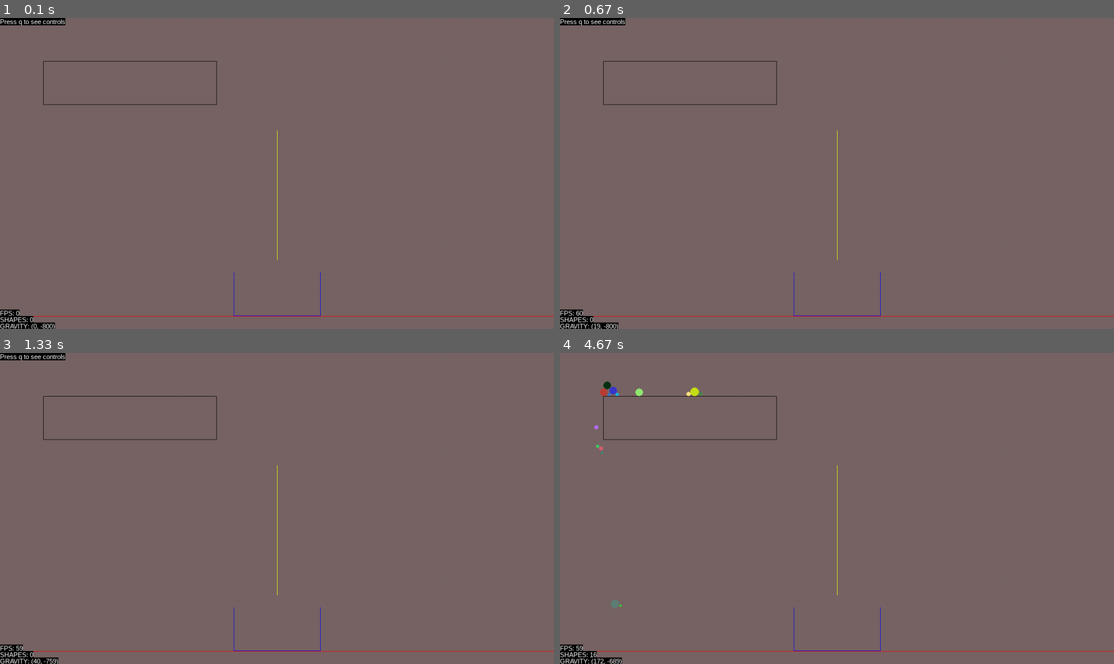
Above: before the commit, frames 1-4 (two rows, left to right).
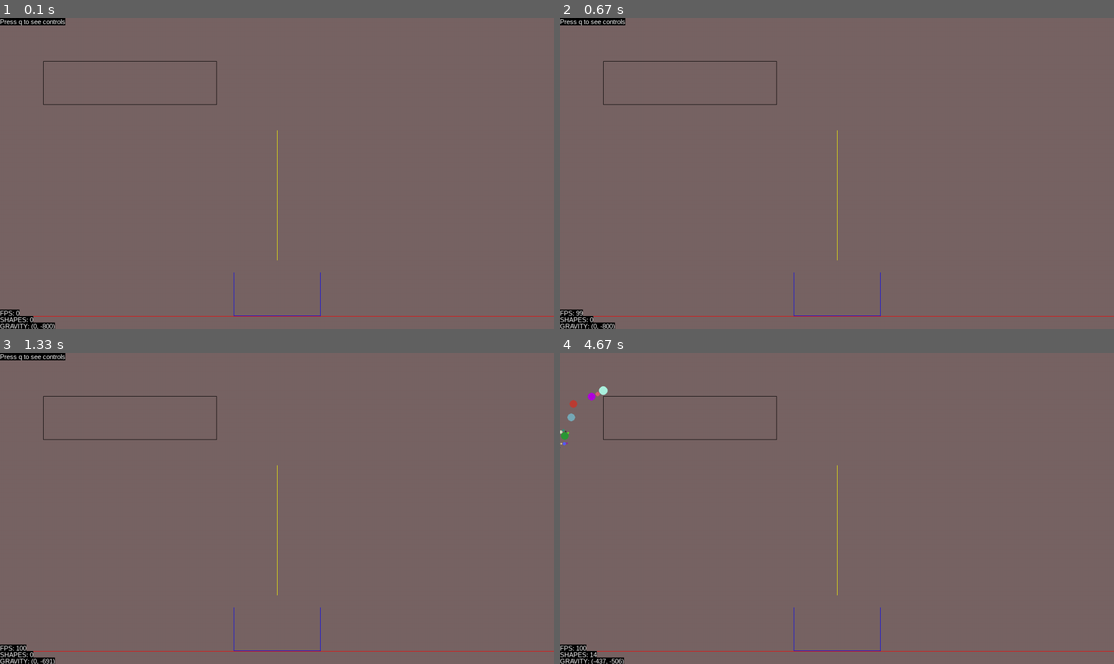
Above: after the commit, the same moments.

Repository: dangodangazu/pygame-ce-stuff
Game: pygame game, started from physics/trapdoor_balls_and_boxes.py
Two runs of this game, one before a commit and one after it. Both use one fixed random seed, a clock stepped at 60 frames per second and the inputs below.
Inputs:
- Up to frame 1 (0.1 s): no input
- Up to frame 2 (0.67 s): hold Right from 0.33 s (still down)
- Up to frame 3 (1.33 s): release Right at 0.8 s; hold Up 0.83-1.3 s
- Up to frame 4 (4.67 s): hold Right 1.33-1.8 s; hold Left 1.83-2.37 s; hold Down 2.4-2.7 s; tap Z at 2.73, 3.98 s; tap Q at 3.07 s; hold Left 3.4-3.8 s; tap Space at 3.47, 3.77, 3.9, 4.3, 4.6 s; tap X at 3.55 s; hold Up 3.83-4.2 s; hold Right from 4.23 s (still down)

Frame 1 is identical in both runs. In frame 2, less than 0.1% of the frame differs, in the area x 2-11%, y 94-100%; in frame 3, less than 0.1%; in frame 4, 0.5%, in the area x 0-26%, y 9-100%.

Commit message:
Update trapdoor_balls_and_boxes.py

Diff:
--- a/physics/trapdoor_balls_and_boxes.py
+++ b/physics/trapdoor_balls_and_boxes.py
@@ -1,5 +1,6 @@
 
 # https://github.com/BIGPOLLOWO/pygame-ce-collection
+
 
 import pygame, pymunk
 from pygame.locals import *
@@ -23,9 +24,9 @@
       self.screen_w = screen_w
       self.screen_h = screen_h
 
-
-    self.screen = pygame.display.set_mode((self.screen_w, self.screen_h)) #Es el resultado final de las medidas de pantalla
-    self.screen_rect = self.screen.get_rect() #OBTENER EL RECT DE NUESTRA PANTALLA FINAL
+    #Es el resultado final de las  medidas de pantalla
+    self.screen = pygame.display.set_mode((self.screen_w, self.screen_h), vsync=True)
+    self.screen_rect = self.screen.get_rect()
 
     pygame.display.set_caption(caption) #Se pone una caption para la ventana de pygame
 
@@ -73,8 +74,6 @@
         sys_exit()
 
 
-
-
 class Game:
     def __init__(self, fullscreen=False, screen_w=500, screen_h=500, fps_limit=60, caption='physics example #2') -> None:
       pygame.init()
@@ -90,11 +89,11 @@
 
     def render(self):
        self.state_stack[-1].render()
+       pygame.display.flip()
 
 
     def update(self):
        self.state_stack[-1].update()
-       pygame.display.flip()
 
 
     def run(self):
@@ -108,7 +107,6 @@
 
 class Space:
     def __init__(self, game) -> None:
-#        super().__init__(game)
         self.game = game
         self.event_handler = Event_handler('x','z','q','SPACE','ESCAPE','LEFT', 'RIGHT', 'UP', 'DOWN','1','2', '3')
         self.actions = self.event_handler.actions
@@ -143,7 +141,8 @@
 
         self.color_list = []
         self.color_list = [(249,200,200,180), (255,255,255)] # opcion de color 1
-        self.color_list = [(249,200,200,180), (255,255,255)] #opcion de color 2
+        self.color_list = [(220,77,79), (77,22,80)]
+        self.color_list = [(35,4,80), (35,32,80), (35,52,80), (35,131,80),(35,165,180),(35,202,80)]
         #self.color_list = [(randint(0,255),randint(0,255),randint(0,255)),
         #                  (randint(0,255),randint(0,255),randint(0,255))] #opcion de color 3
 
@@ -153,7 +152,6 @@
         self.t = self.f.render('Press q to see controls',True,'white','black')
         self.t_rect = self.t.get_rect(topleft =(self.game.screen_rect.topleft))
         self.c = 0
-
 
 
     def create_instructions(self): #yes, i didn't write a foor loop
@@ -165,6 +163,7 @@
         self.text6 = f.render('Press 1 | 2 | 3 to change display mode', True, 'white','black')
         self.text5 = f.render('Press escape to exit', True, 'white','black')
 
+
     def debug(self, info, x=10, y=10):
       debug_surf = self.f.render(str(info),True, "white")
       debug_rect = debug_surf.get_rect(topleft = (x,y))
@@ -173,7 +172,6 @@
 
     def render_instructions(self):
       if self.display_instructions:
-
         self.screen.blit(self.text,(0,0))
         self.screen.blit(self.text2, (0,15))
         self.screen.blit(self.text3, (0,30))
@@ -186,7 +184,6 @@
         self.debug(f'FPS: {int(self.game.clock.get_fps())}',self.game.screen_rect.x, self.game.screen_rect.h-45)
         self.debug(f'SHAPES: {self.circle_counter}', self.game.screen_rect.x, self.game.screen_rect.h-30)
         self.debug(f'GRAVITY: {int(self.space.gravity[0]),int(self.space.gravity[1])}', self.game.screen_rect.x, self.game.screen_rect.h-15)
-
 
 
     def flipy(self,y): #INVERTS Y AXIS
@@ -282,7 +279,6 @@
        self.create_line((pos[0], pos[1]+height), (pos[0]+width, pos[1]+height), key, color)
 
 
-
     def draw_line(self):
       if self.segments['lines']:
         for line in self.segments['lines']:
@@ -315,39 +311,32 @@
                       self.create_circle((self.mx, self.my), randint(1,5))
 
 
-
     def inputs(self):
-        #cheking if mousebutton down and key z
+        # cheking if mousebutton down and key z
         self.append_circle()
-        #keys down, up, left and right changes the gravity
+        # keys down, up, left and right changes the gravity
         if self.actions['DOWN']:
             self.down_counter-=0.1
             wind, grav = self.space.gravity[0], self.space.gravity[1]
             grav+= self.down_counter
             self.space._set_gravity((wind, grav))
-            #self.debug(f'GRAVITY: {int(self.space.gravity[0]),int(self.space.gravity[1])}', self.game.screen_rect.x, self.game.screen_rect.h-15)
         elif self.actions['UP']:
             self.up_counter+=0.1
             wind, grav = self.space.gravity[0], self.space.gravity[1]
             grav+= self.up_counter
             self.space._set_gravity((wind, grav))
-            #self.debug(f'GRAVITY: {int(self.space.gravity[0]),int(self.space.gravity[1])}', self.game.screen_rect.x, self.game.screen_rect.h-15)
         elif self.actions['LEFT']:
             self.left_counter -= 0.1
             wind, grav = self.space.gravity[0], self.space.gravity[1]
             wind += self.left_counter
             self.space._set_gravity((wind, grav))
-            #self.debug(f'GRAVITY: {int(self.space.gravity[0]),int(self.space.gravity[1])}', self.game.screen_rect.x, self.game.screen_rect.h-15)
         elif self.actions['RIGHT']:
             self.right_counter += 0.1
             wind, grav = self.space.gravity[0], self.space.gravity[1]
             wind += self.right_counter
-            self.space._set_gravity((wind, grav))
-            #self.debug(f'GRAVITY: {int(self.space.gravity[0]),int(self.space.gravity[1])}', self.game.screen_rect.x, self.game.screen_rect.h-15)
-        #key x set the gravity to (0,0)
+        # set the gravity to (0,0)
         elif self.actions['x']:
             self.space._set_gravity((0,0))
-            #self.debug(f'GRAVITY: {int(self.space.gravity[0]),int(self.space.gravity[1])}', self.game.screen_rect.x, self.game.screen_rect.h-15)
         elif self.actions['ESCAPE']:
             self.event_handler.quit_game()
         elif self.actions_once['SPACE']:
@@ -356,15 +345,14 @@
                self.close_gates()
              else:
                self.open_gates()
-             #print(f'Directions: {len(self.gates_directions)}')
-             #print(f'Gates; {len(self.segments["gates"])}')
+        # display modes
         elif self.actions['1']:
            self.display_mode = 1
         elif self.actions['2']:
            self.display_mode = 2
         elif self.actions['3']:
            self.display_mode = 3
-
+        # controls
         if self.actions['q']:
            self.c = 500
            self.display_instructions = True
@@ -437,7 +425,6 @@
         for event in pygame.event.get():
            self.event_handler.handle_events(event)
         self.inputs()
-        self.space.step(self.game.dt)
         self.c+=1
 
 
@@ -445,6 +432,7 @@
         self.game.screen.fill((120,100,100))
         self.draw_line()
         self.draw_gates()
+        self.space.step(self.game.dt)
         self.draw_circles()
         self.render_instructions()
         self.render_debug()
@@ -454,9 +442,6 @@
            self.c = 500
 
 
-
-
-
 if __name__ == '__main__':
-   game = Game(1, caption='Trapdoor and boxes')
+   game = Game(1, caption='Trapdoor and boxes', fps_limit=100)
    game.run()
